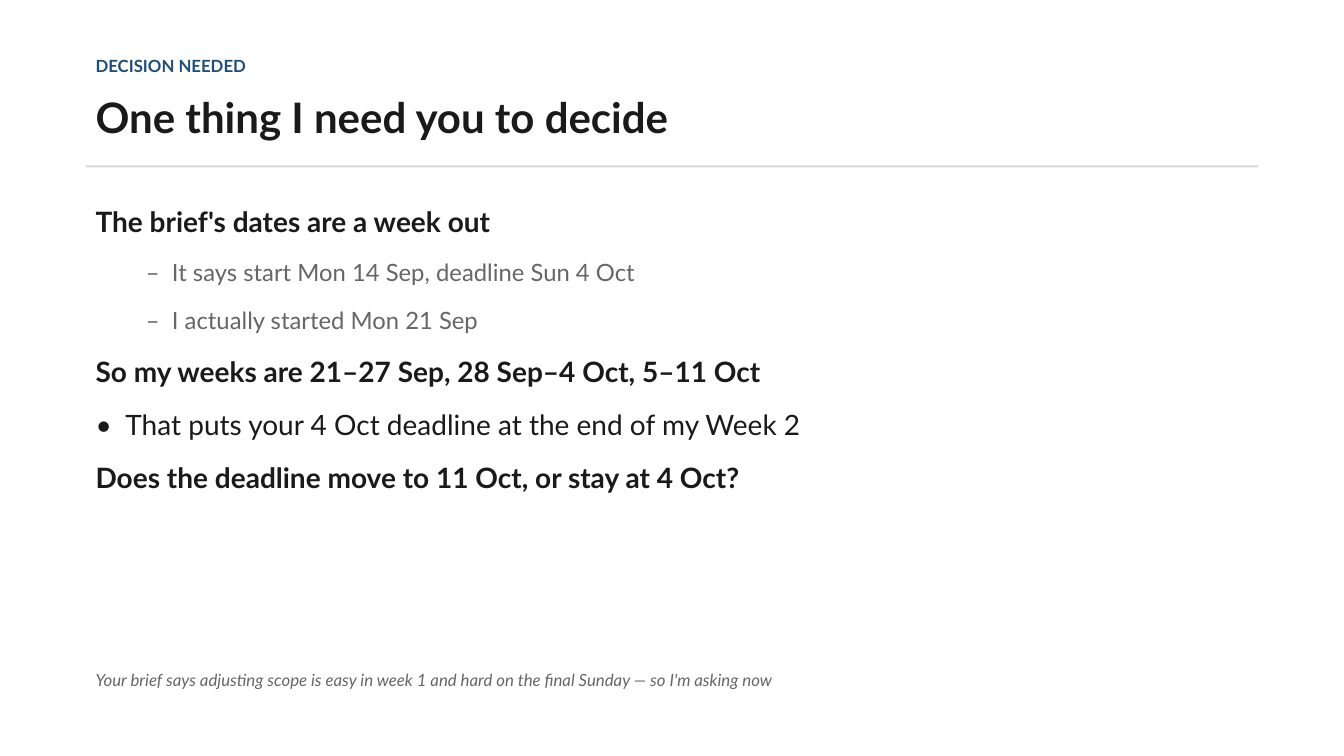
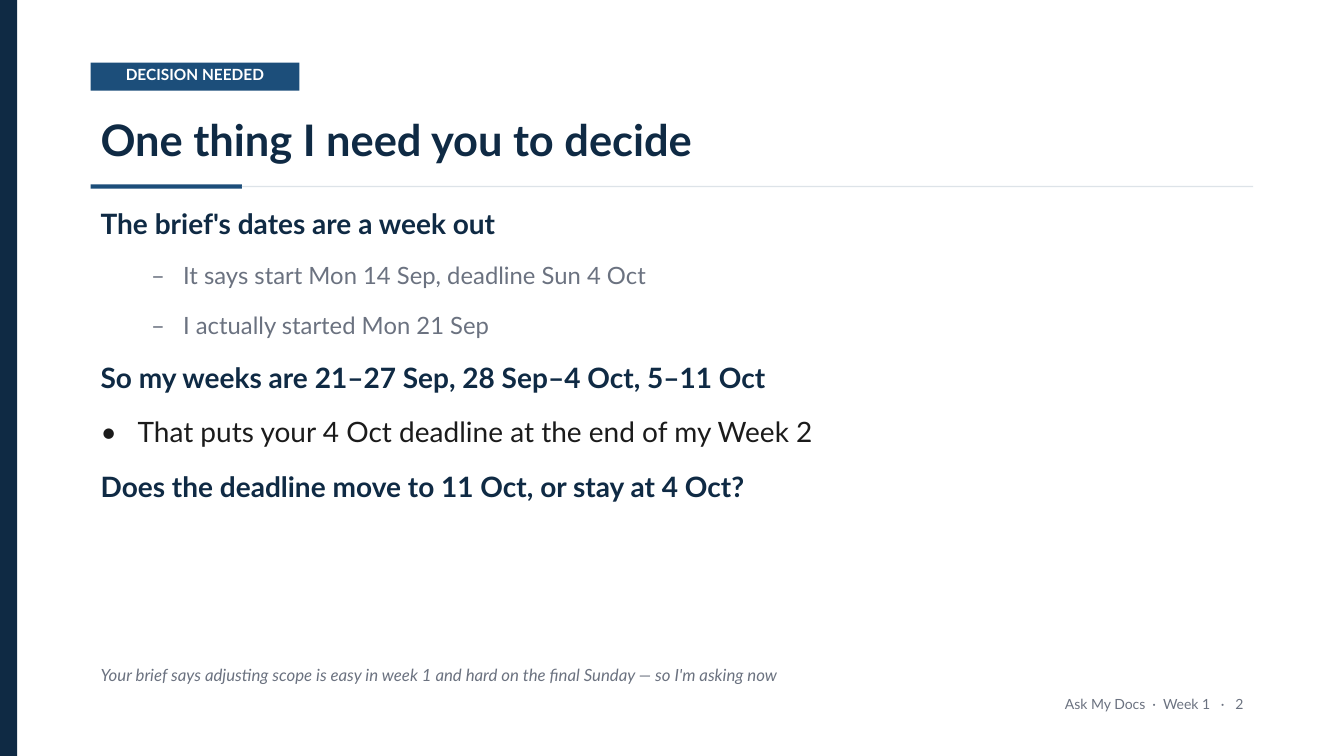
Before and after one commit to Iddrisusalima/ask-my-docs, a slide deck: slide 3 of presentation/week1-review.pptx. Drawn at 1344x756 pixels with LibreOffice and Linux fonts; fonts in the diff are those of the drawing. Boxes give left, top, right and bottom in pixels: in the first picture for what was removed or moved away, otherwise in the second. Text is boxed around its words. In the diff, an @@ line names an element or a change of style, - is before the commit and + after.

Commit message:
style(presentation): Restyle deck with navy template and banded tables
- Strip table gridlines and carry structure with row banding instead
- Centre content blocks vertically, fixing captions stranded above tables
- Add page numbers and a left accent stripe

```diff
--- a/presentation/week1-review.pptx
+++ b/presentation/week1-review.pptx
@@ rectangle added at box(0, 0, 17, 756), fill #0F2A44 @@
@@ text "DECISION NEEDED": place and size @@
-text "DECISION NEEDED" at box(96, 59, 246, 72)
+text "DECISION NEEDED" at box(126, 68, 264, 80)
@@ text "DECISION NEEDED" at box(126, 68, 264, 80): size 12 to 11 pt, text colour #1F4E79 to #FFFFFF; alignment left to centre @@
@@ rectangle added at box(91, 63, 299, 91), fill #1C4E7A @@
@@ text "One thing I need you ...": place and size @@
-text "One thing I need you ..." at box(96, 101, 668, 141)
+text "One thing I need you ..." at box(101, 123, 691, 164)
@@ text "One thing I need you ..." at box(101, 123, 691, 164): size 30 to 31 pt, text colour #1A1A1A to #0F2A44 @@
@@ text "The brief's dates are a ..." at box(101, 213, 812, 502): text colour #1A1A1A to #0F2A44 in "The brief's dates are a week out", "So my weeks are 21–27 Sep, 28 ...", "Does the deadline move to 11 Oct, ..."; text colour #666666 to #6B7280 in "– It says start Mon 14 Sep, ...", "– I actually started Mon 21 Sep"; text colour #1A1A1A to #1B1B1B in "• That puts your 4 Oct deadline ..."; more space between paragraphs @@
@@ rectangle added at box(91, 185, 242, 189), fill #1C4E7A @@
@@ rectangle: place and size @@
-rectangle at box(86, 165, 1258, 167)
+rectangle at box(242, 186, 1253, 187)
@@ rectangle at box(242, 186, 1253, 187): fill #D8D8D8 to #DDE3E8 @@
@@ text "Your brief says adjusting scope ..." at box(101, 668, 777, 684): text colour #666666 to #6B7280 @@
@@ text added at box(1065, 699, 1243, 712), 10 pt, text #6B7280 @@
+Ask My Docs · Week 1 · 2
```
Also in this commit, not shown: 9 other slides changed, 1 other file.
